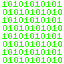
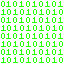
Layer changes from the first 64 × 64 image to the second:
renamed "Camada 0" to "Camada 12", showed it, moved it above "Camada 10", painted on it over [1, 1, 63, 63]
hid "Camada 10" over [2, 1, 62, 63]
